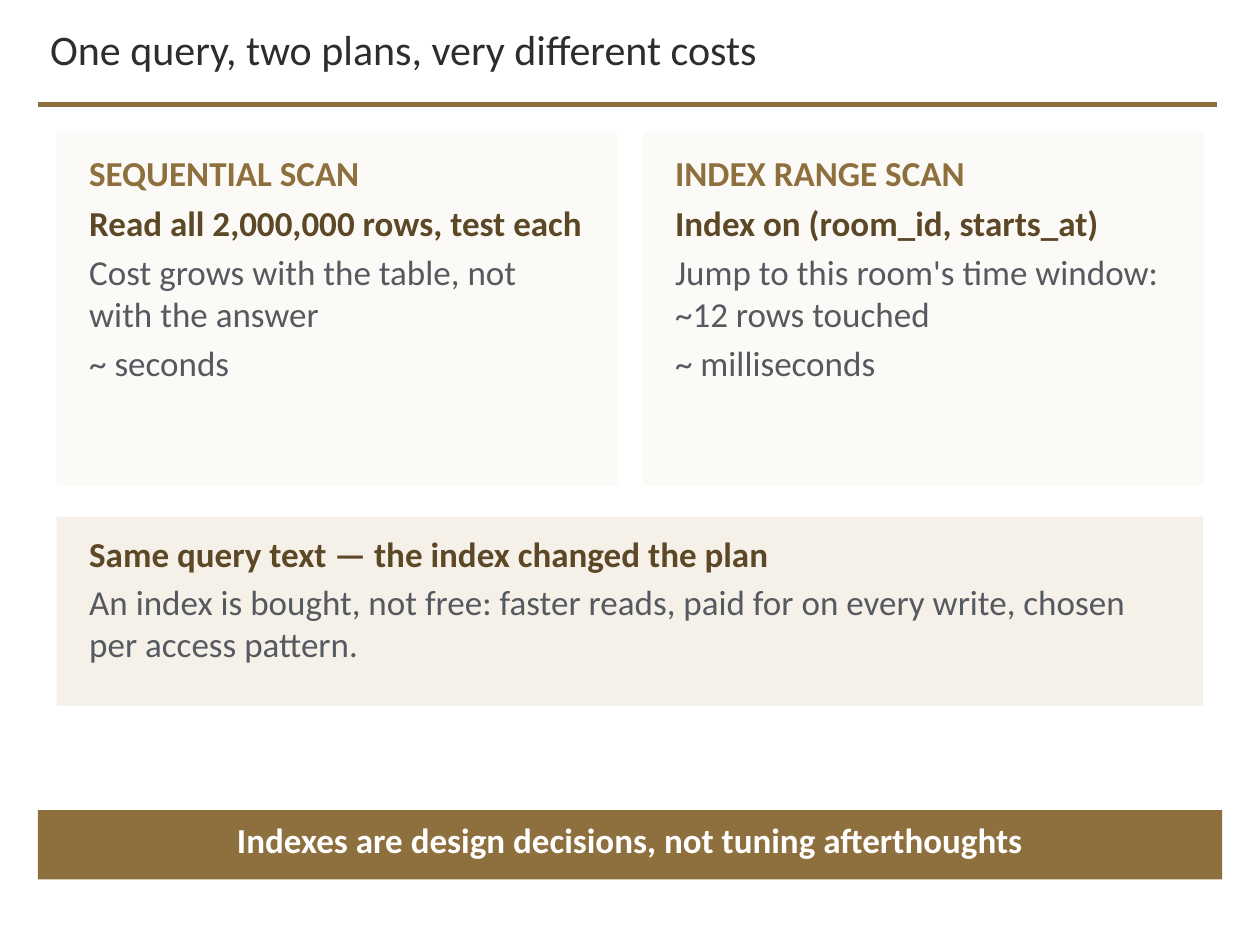
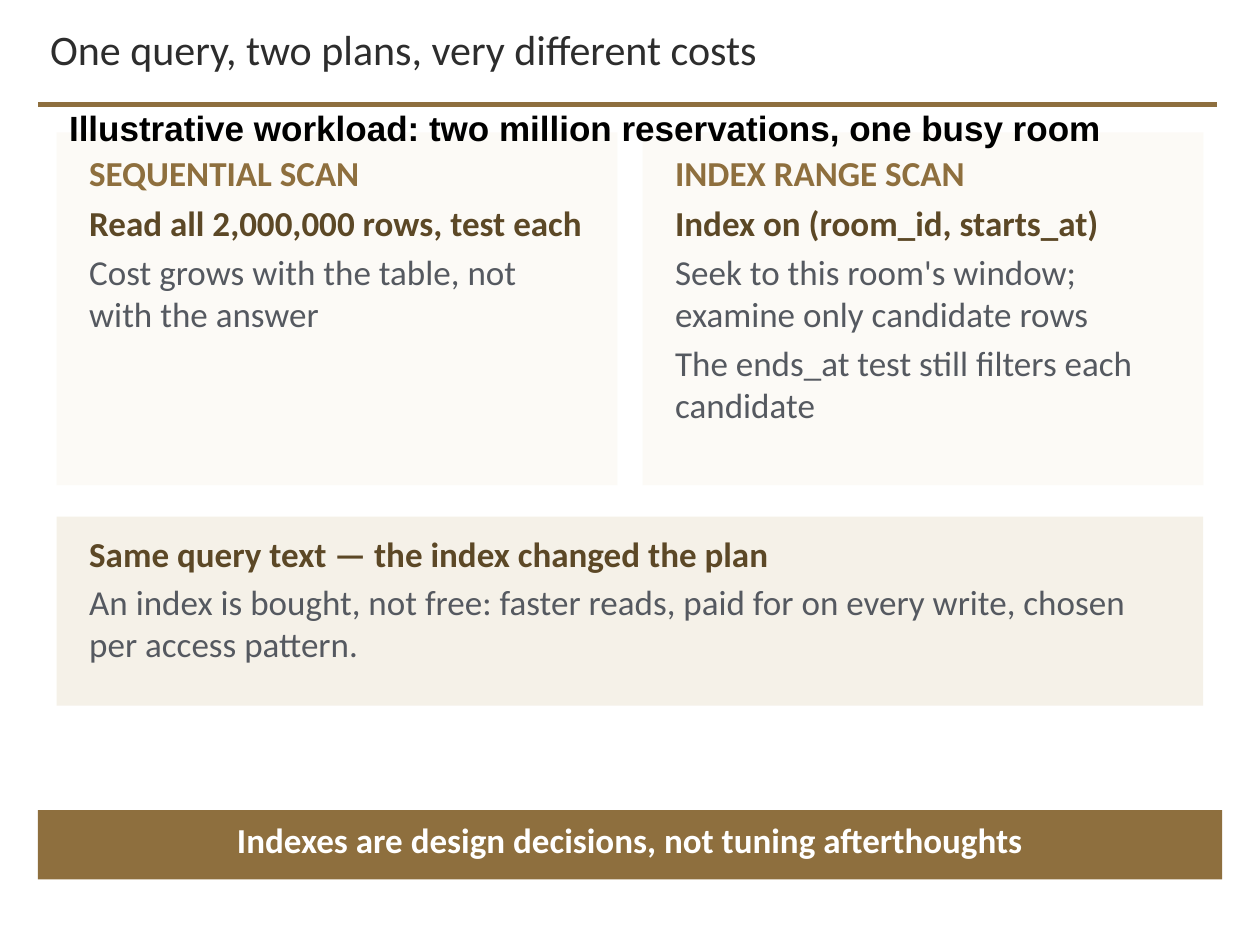
Before and after one commit to davisjam/model-based-agentic-software-engineering, a slide deck: slide 17 of course/lectures/act-3-software-in-the-world/02-compute-environments-and-data-management/3-2-Data-Management.pptx. Drawn at 1260x945 pixels with LibreOffice and Linux fonts; fonts in the diff are those of the drawing; background and template pictures are left out. Boxes give left, top, right and bottom in pixels: in the first picture for what was removed or moved away, otherwise in the second. Text is boxed around its words. In the diff, an @@ line names an element or a change of style, - is before the commit and + after.

```diff
--- a/course/lectures/act-3-software-in-the-world/02-compute-environments-and-data-management/3-2-Data-Management.pptx
+++ b/course/lectures/act-3-software-in-the-world/02-compute-environments-and-data-management/3-2-Data-Management.pptx
@@ text added at (x1=69, y1=115, x2=1101, y2=148), 20 pt, text #000000, bold @@
+Illustrative workload: two million reservations, one busy room
@@ text at (x1=675, y1=260, x2=1132, y2=418): text changed @@
-Jump to this room's time window: ~12 rows touched
-~ milliseconds
+Seek to this room's window; examine only candidate rows
+The ends_at test still filters each candidate
@@ text at (x1=115, y1=351, x2=230, y2=376): paragraph removed @@
-~ seconds
```
Also in this commit, not shown: 11 other slides changed.
